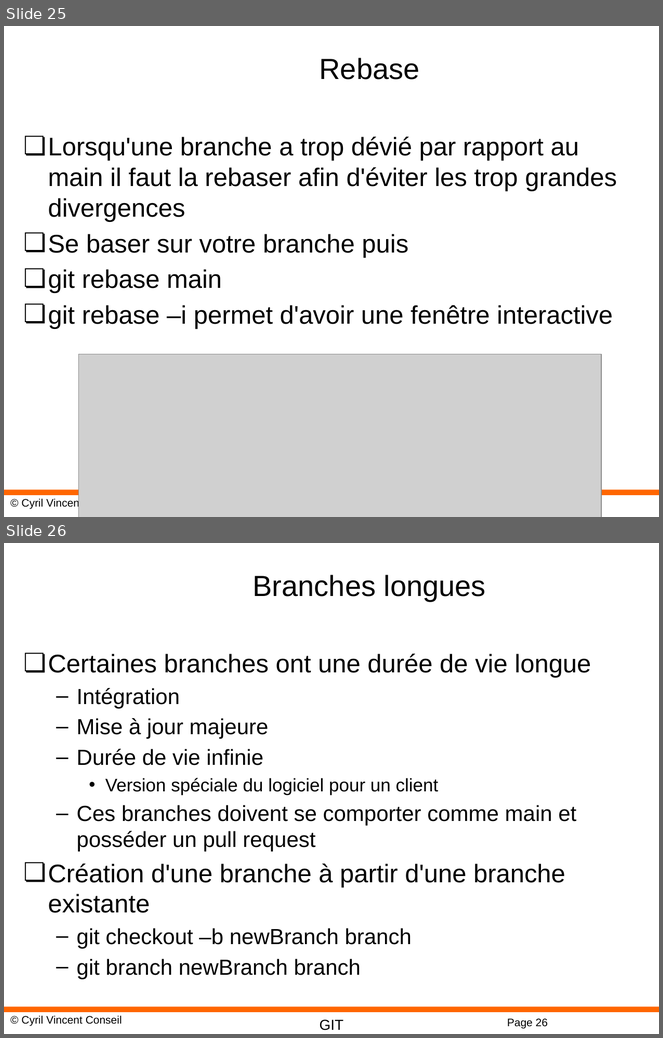
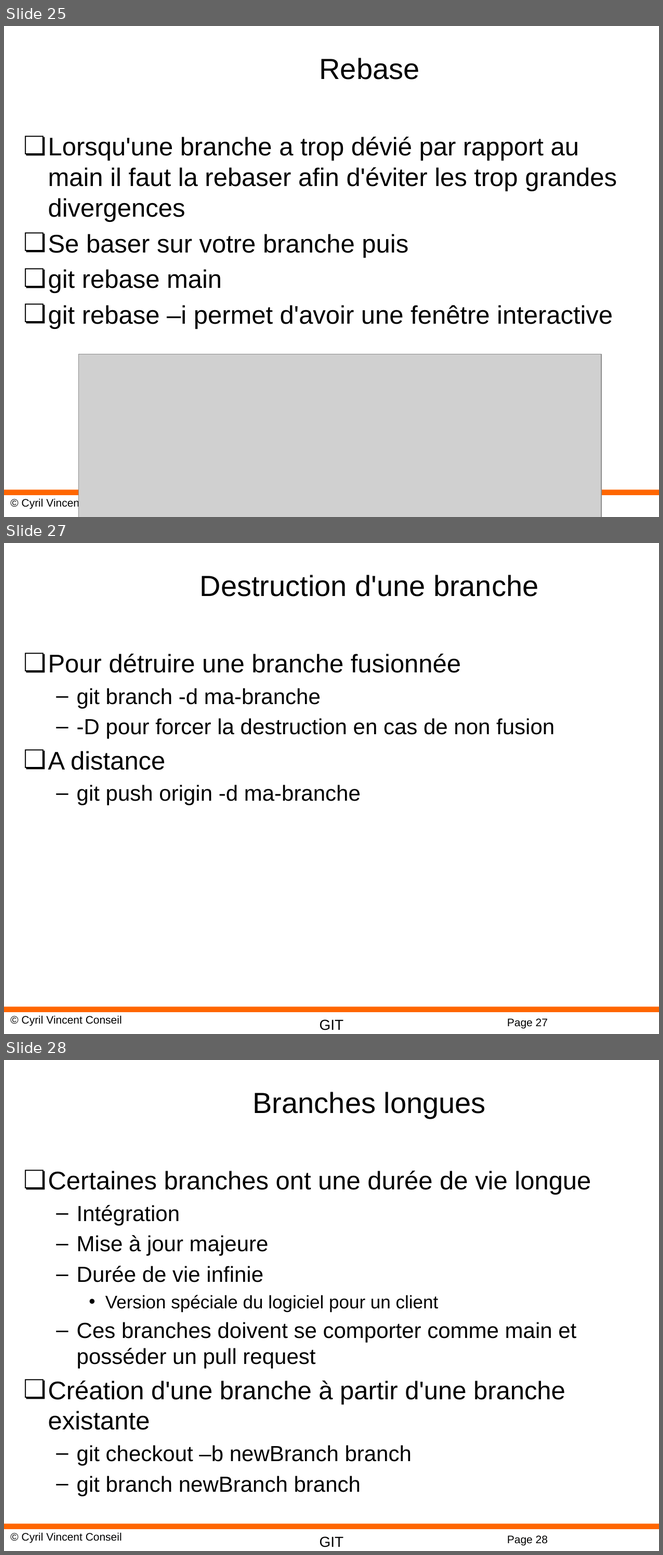
Before and after one commit to cyrilvincent/cicd, a slide deck: ppt/CICD07-Branches.pptx. Shown one above the other, each under a label of ours: slides 25 and 26 before the commit, slides 25, 27 and 28 after it; the slides between them are not shown. The pictures are 663x1038 and 663x1555 pixels, drawn with LibreOffice and Linux fonts; fonts in the diff are those of the drawing; grey boxes stand for pictures; background and template pictures are left out. Boxes give left, top, right and bottom in pixels: in the first picture for what was removed or moved away, otherwise in the second. Text is boxed around its words. In the diff, an @@ line names an element or a change of style, - is before the commit and + after.

```diff
--- a/ppt/CICD07-Branches.pptx
+++ b/ppt/CICD07-Branches.pptx
@@ slide 27 added at (4,543,659,1034), background #FFFFFF; not listed: 4 template elements that a slide beside it also shows @@
@@ title added at (200,575,539,597), 32 pt, text #000000 @@
+Destruction d'une branche
@@ text added at (48,654,555,805), 24 pt, text #000000 @@
+❏ Pour détruire une branche fusionnée
+  – git branch -d ma-branche
+  – -D pour forcer la destruction en cas de non fusion
+❏ A distance
+  – git push origin -d ma-branche
@@ what was slide 26 is now slide 28 @@
@@ page number at (507,1536,548,1546): text changed @@
-Page 26
+Page 28
```
Also in this commit, not shown: 1 other slide added.
